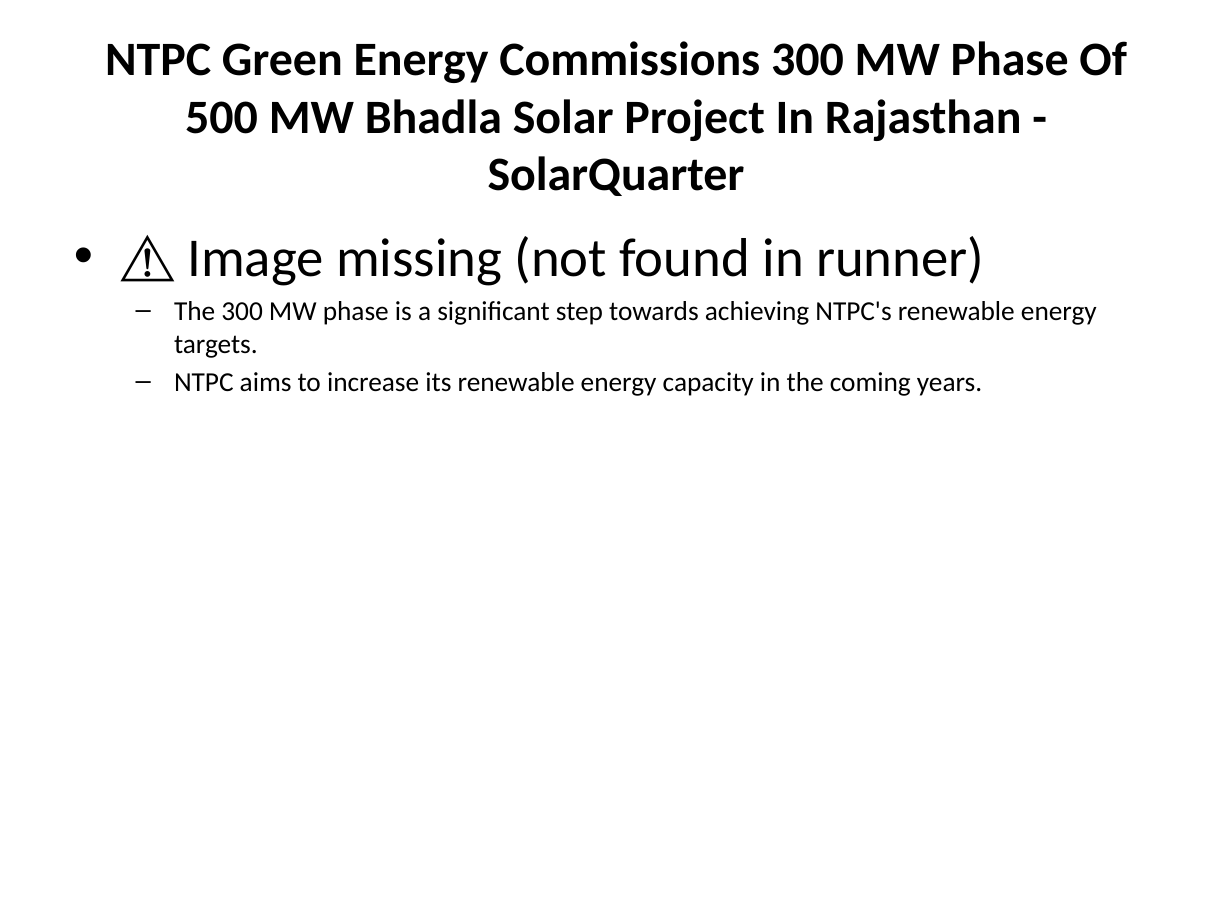
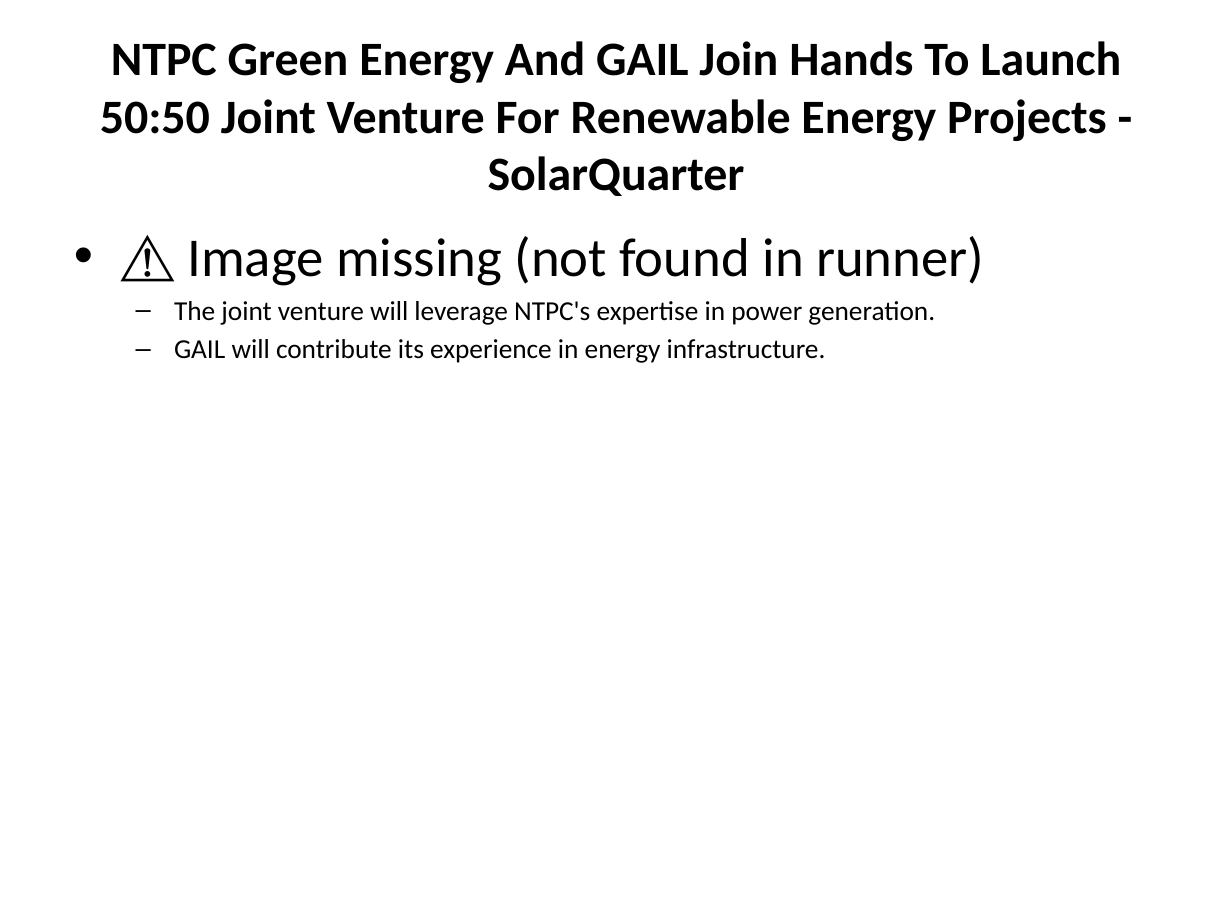
Before and after one commit to gauravsiemens1988/Linkedin-AI-Agent_Personal, a slide deck: slide 3 of drafts/linkedin_carousel.pptx. Drawn at 1232x924 pixels with LibreOffice and Linux fonts; fonts in the diff are those of the drawing. Boxes give left, top, right and bottom in pixels: in the first picture for what was removed or moved away, otherwise in the second. Text is boxed around its words. In the diff, an @@ line names an element or a change of style, - is before the commit and + after.

```diff
--- a/drafts/linkedin_carousel.pptx
+++ b/drafts/linkedin_carousel.pptx
@@ title at (100, 41, 1121, 196): text changed @@
-NTPC Green Energy Commissions 300 MW Phase Of 500 MW Bhadla Solar Project In Rajasthan - SolarQuarter
+NTPC Green Energy And GAIL Join Hands To Launch 50:50 Joint Venture For Renewable Energy Projects - SolarQuarter
@@ text at (174, 301, 935, 363): text changed @@
-  – The 300 MW phase is a significant step towards achieving NTPC's renewable energy targets.
-  – NTPC aims to increase its renewable energy capacity in the coming years.
+  – The joint venture will leverage NTPC's expertise in power generation.
+  – GAIL will contribute its experience in energy infrastructure.
```
Also in this commit, not shown: 5 other slides changed, 1 other file.
